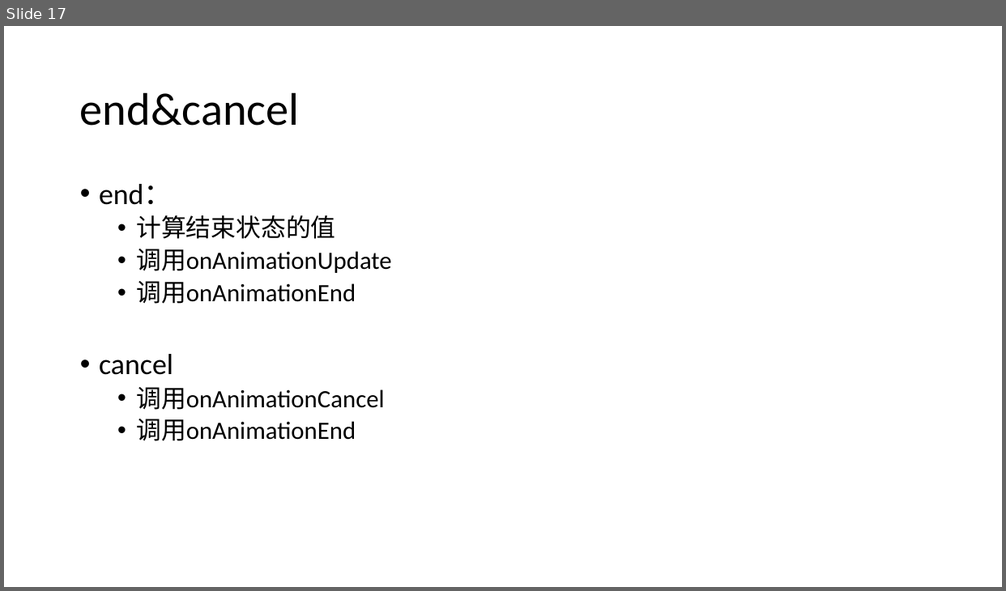
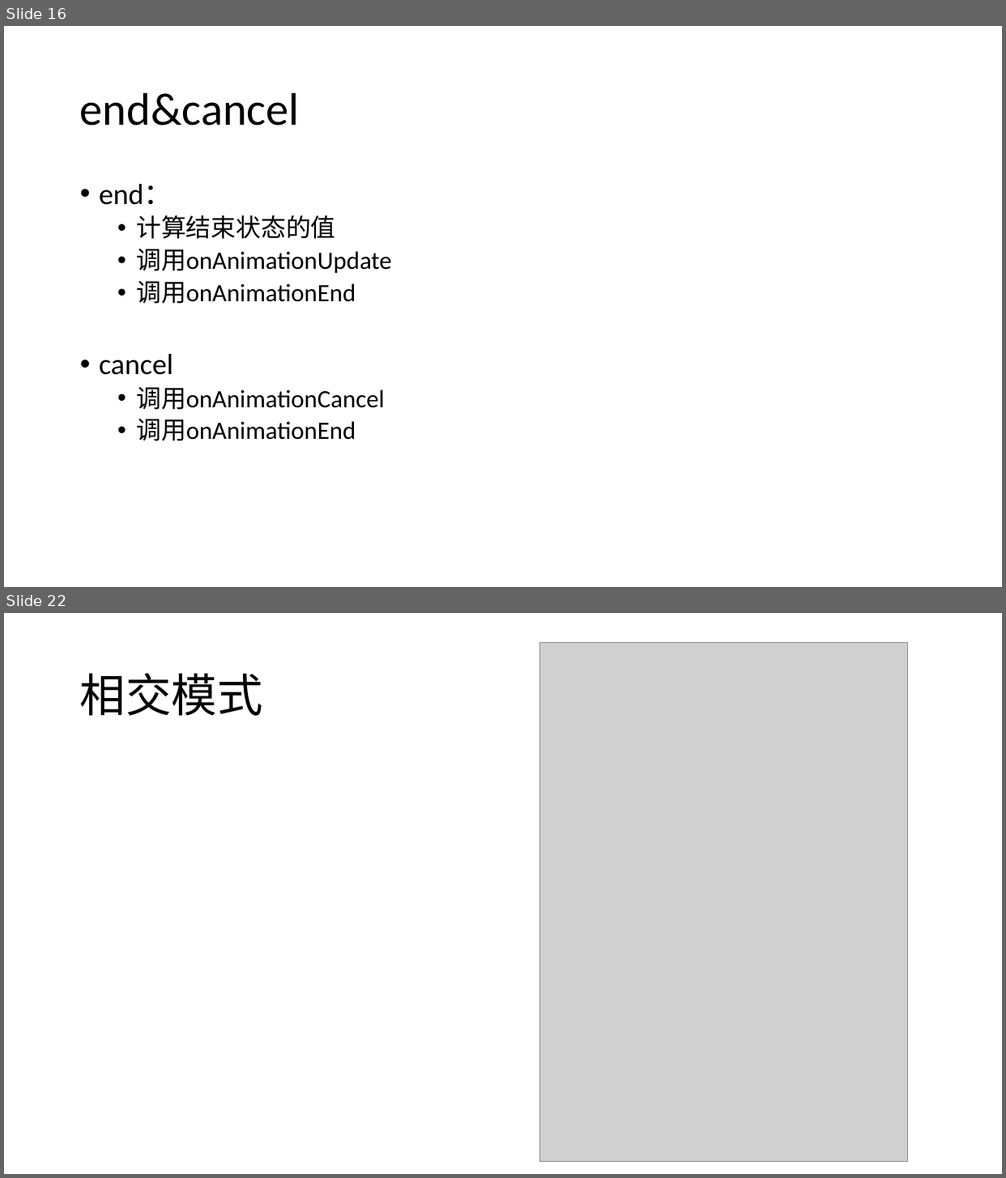
Before and after one commit to hua3505/Share, a slide deck: AnimationSkillShare/动画实用技巧.pptx. Shown one above the other, each under a label of ours: slide 17 before the commit, slides 16 and 22 after it; the slides between them are not shown. The pictures are 1006x591 and 1006x1178 pixels, drawn with LibreOffice and Linux fonts; fonts in the diff are those of the drawing; grey boxes stand for pictures. Boxes give left, top, right and bottom in pixels: in the first picture for what was removed or moved away, otherwise in the second. Text is boxed around its words. In the diff, an @@ line names an element or a change of style, - is before the commit and + after.

```diff
--- a/AnimationSkillShare/动画实用技巧.pptx
+++ b/AnimationSkillShare/动画实用技巧.pptx
@@ slide 22 added at <box>4,613,1002,1174</box>, background #FFFFFF @@
@@ picture added at <box>540,643,908,1161</box> @@
@@ title added at <box>80,673,263,716</box>, 44 pt, text #000000 @@
+相交模式
@@ what was slide 17 is now slide 16 @@
```
Also in this commit, not shown: 8 other slides added, 4 slides removed, 15 other files.
